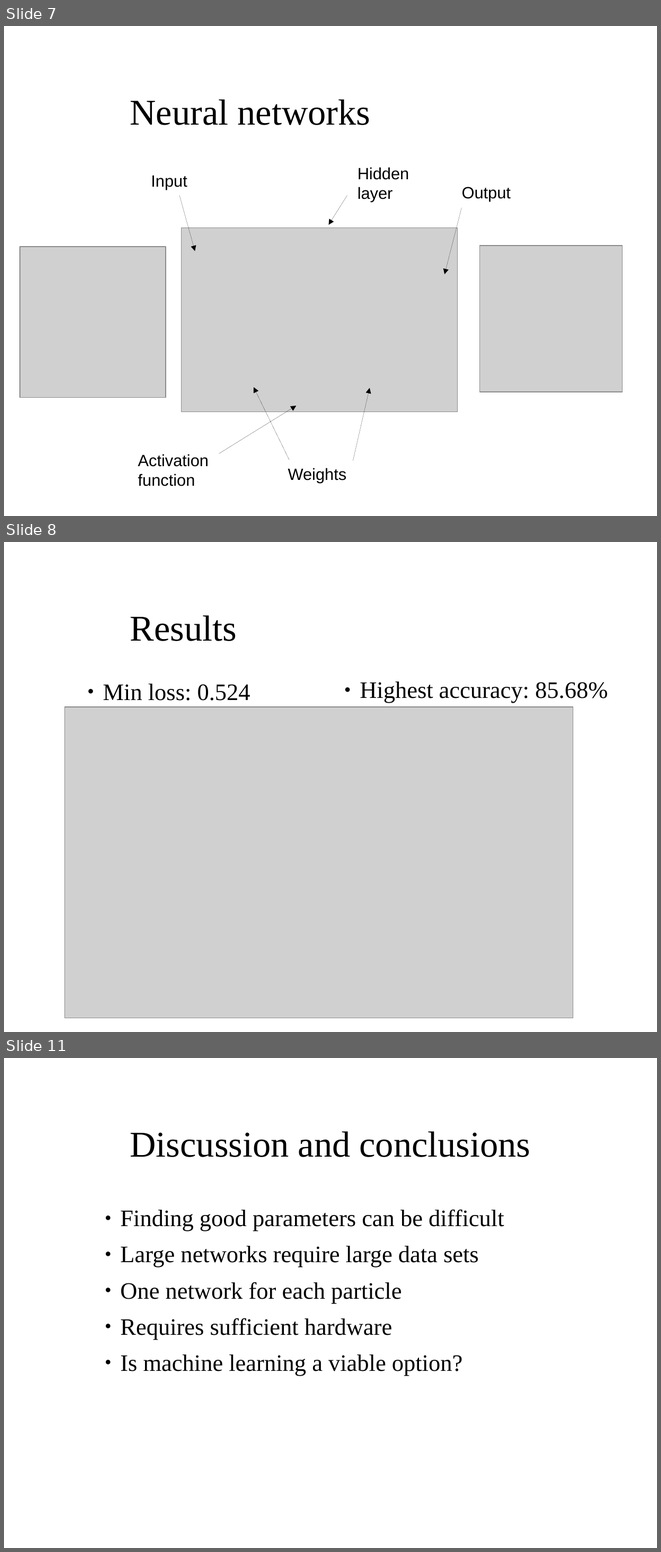
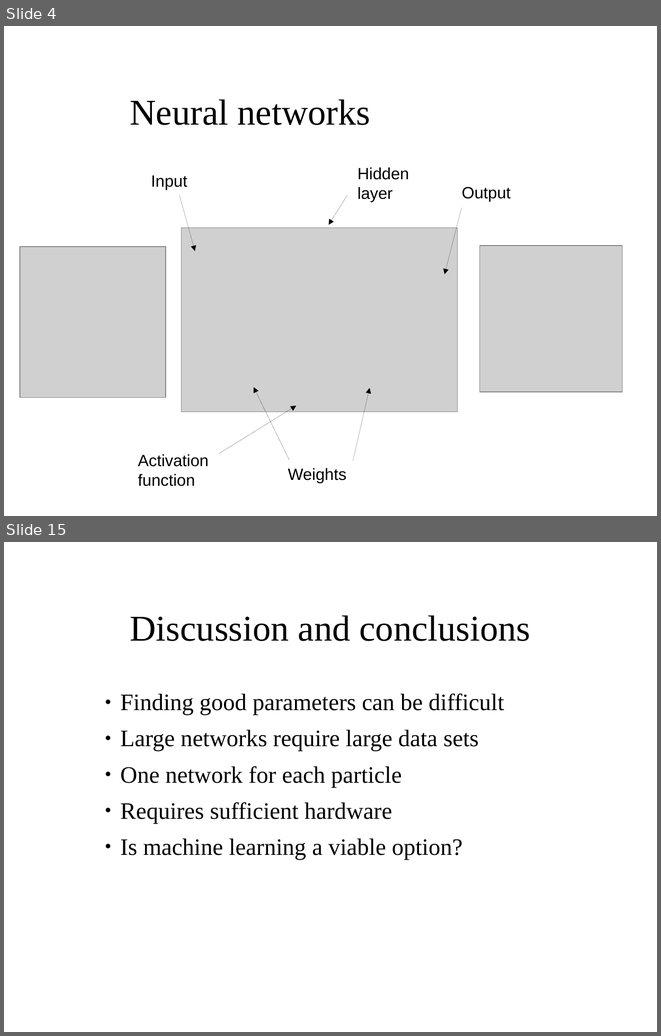
Before and after one commit to aaaaarvi/Projektarbete17, a slide deck: presentation/presentation.odp. Shown one above the other, each under a label of ours: slides 7, 8 and 11 before the commit, slides 4 and 15 after it; the slides between them are not shown. The pictures are 661x1552 and 661x1036 pixels, drawn with LibreOffice and Linux fonts; fonts in the diff are those of the drawing; grey boxes stand for pictures; background and template pictures are left out. Boxes give left, top, right and bottom in pixels: in the first picture for what was removed or moved away, otherwise in the second. Text is boxed around its words. In the diff, an @@ line names an element or a change of style, - is before the commit and + after.

```diff
--- a/presentation/presentation.odp
+++ b/presentation/presentation.odp
@@ slide 8 removed at [4,542,657,1032], background picture (left out) @@
@@ title removed at [130,615,237,641] @@
-Results
@@ text removed at [103,684,250,700] @@
-● Min loss: 0.524
@@ text removed at [360,681,608,703] @@
-● Highest accuracy: 85.68%
@@ picture removed at [65,706,573,1017] @@
@@ what was slide 7 is now slide 4 @@
@@ what was slide 11 is now slide 15 @@
```
Also in this commit, not shown: 12 slides added, 7 other slides removed, 6 other files.
